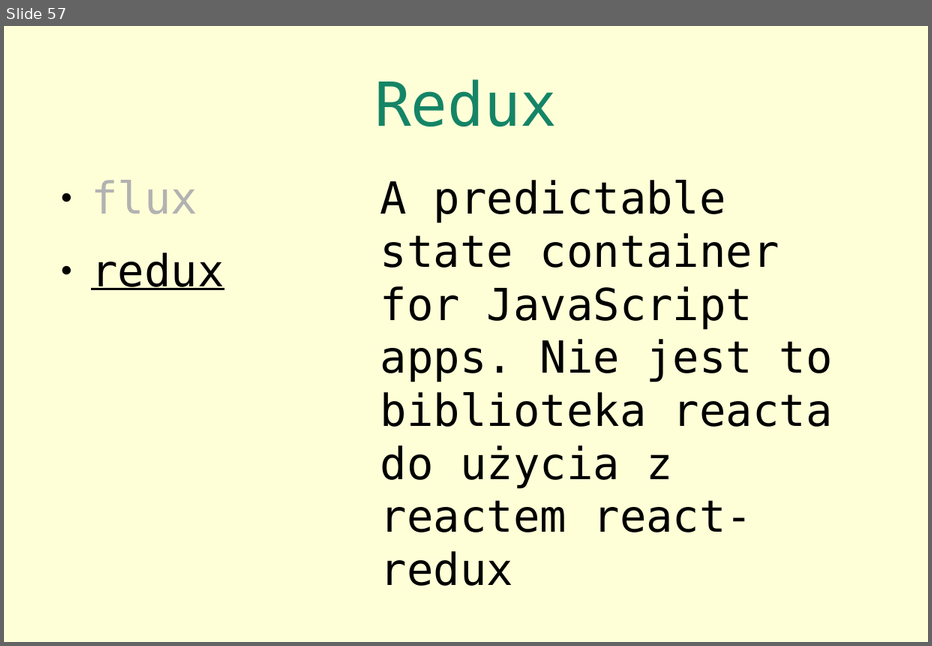
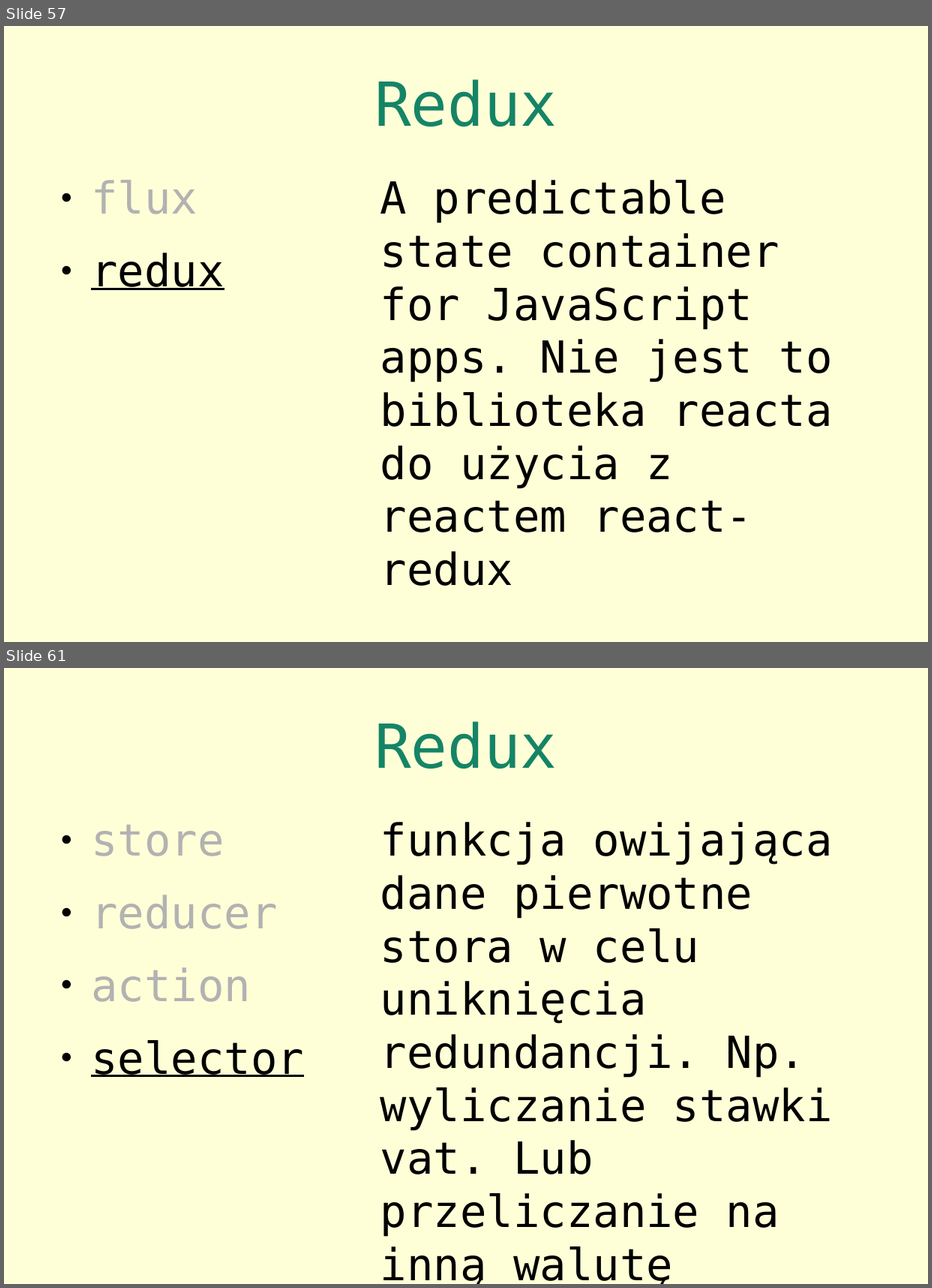
Before and after one commit to siciarek/react-for-oo-programmers, a slide deck: react.for.programmers.odp. Shown one above the other, each under a label of ours: slide 57 before the commit, slides 57 and 61 after it; the slides between them are not shown. The pictures are 932x646 and 932x1288 pixels, drawn with LibreOffice and Linux fonts; fonts in the diff are those of the drawing. Boxes give left, top, right and bottom in pixels: in the first picture for what was removed or moved away, otherwise in the second. Text is boxed around its words. In the diff, an @@ line names an element or a change of style, - is before the commit and + after.

Commit message:
Update

```diff
--- a/react.for.programmers.odp
+++ b/react.for.programmers.odp
@@ slide 61 added at (x1=4, y1=668, x2=928, y2=1284), background #FFFFD7 @@
@@ title added at (x1=374, y1=721, x2=558, y2=768), 50.3 pt, text #158466 @@
+Redux
@@ text added at (x1=91, y1=825, x2=304, y2=1077), 36.6 pt, text #B2B2B2 @@
+● store
+● reducer
+● action
+● selector
@@ text added at (x1=380, y1=822, x2=833, y2=1284), 36.6 pt, text #000000 @@
+funkcja owijająca dane pierwotne stora w celu uniknięcia redundancji. Np. wyliczanie stawki vat. Lub przeliczanie na inną walutę
```
Also in this commit, not shown: 6 other slides added.
